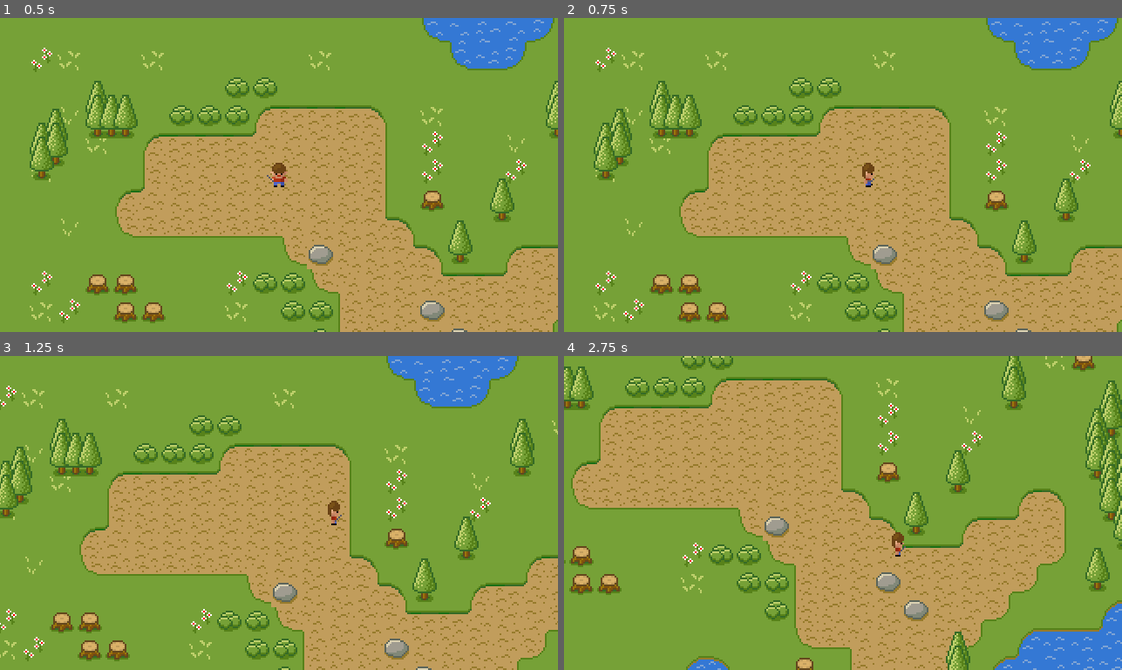
Above: before the commit, frames 1-4 (two rows, left to right).
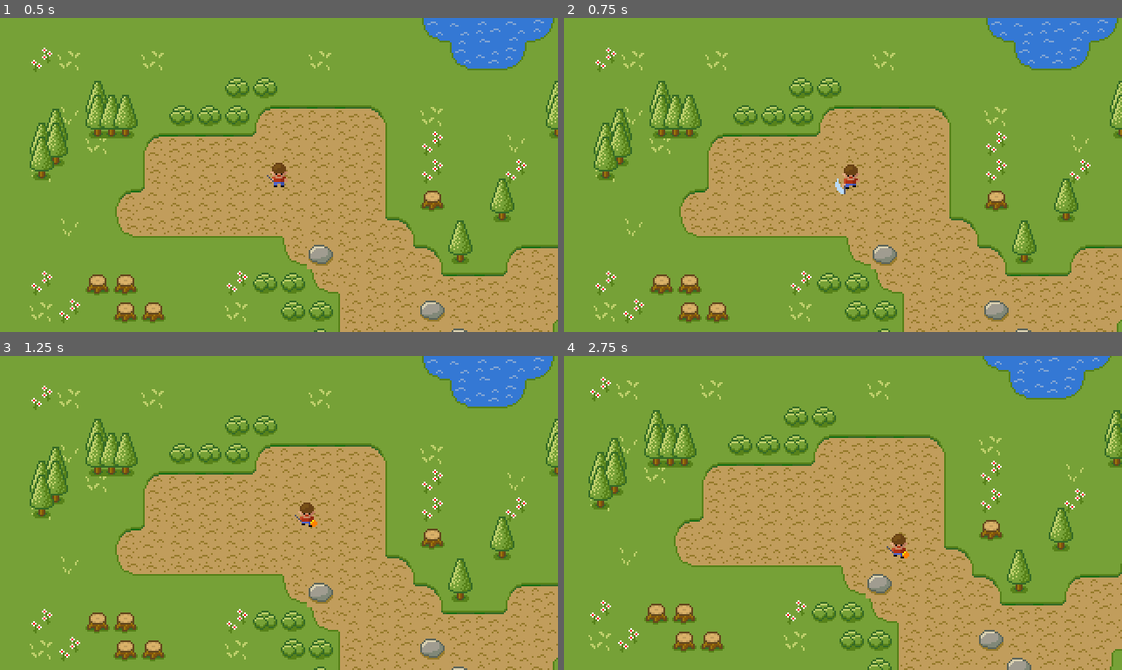
Above: after the commit, the same moments.

Repository: xvcrimsajadevx/Godot-Projects
Game: Godot game, scene res://Scenes/Main.tscn
Same seed, same stepped clock (60 frames per second), same inputs: the game is played once before the commit and once after it.
Inputs:
- Up to frame 1 (0.5 s): no input
- Up to frame 2 (0.75 s): tap Enter at 0.5 s; hold Right (ui_right) from 0.53 s (still down); hold Space (attack) from 0.53 s (still down)
- Up to frame 3 (1.25 s): keep holding Right (ui_right); keep holding Space (attack); tap M (fireball) at 0.8 s
- Up to frame 4 (2.75 s): release Right (ui_right) at 1.28 s; release Space (attack) at 1.28 s; hold Down (ui_down) 1.28-2.03 s; tap M (fireball) at 1.35, 2.3 s; tap Space (attack) at 1.55 s; hold Right (ui_right) from 2.03 s (still down); hold Space (attack) from 2.03 s (still down)

Frame 1 is identical in both runs. In frame 2, 0.3% of the frame differs, in the area x 48-56%, y 46-57%; in frame 3, 28%; in frame 4, 49%, in the area x 0-100%, y 0-100%.

Commit message:
SimpleRPG - Player attack and fireball implemented

Diff:
--- a/SimpleRPG/Entities/Player/Player.gd
+++ b/SimpleRPG/Entities/Player/Player.gd
@@ -18,10 +18,13 @@
 
 	# Apply Movement
 	var movement = speed * direction * delta
+	if attack_playing:
+		movement = 0.3 * movement
 	move_and_collide(movement)
 
 	# Animate player based on direction
-	_animates_player(direction)
+	if  not attack_playing:
+		_animates_player(direction)
 
 func _animates_player(direction: Vector2):
 	if direction != Vector2.ZERO:
@@ -53,3 +56,17 @@
 		return "right"
 	else:
 		return "down"
+
+func _input(event):
+	if event.is_action_pressed("attack"):
+		attack_playing = true
+		var animation = get_animation_direction(last_direction) + "_attack"
+		$Sprite.play(animation)
+	elif event.is_action_pressed("fireball"):
+		attack_playing = true
+		var animation = get_animation_direction(last_direction) + "_fireball"
+		$Sprite.play(animation)
+
+
+func _on_Sprite_animation_finished():
+	attack_playing = false
--- a/SimpleRPG/Scenes/Main.tscn
+++ b/SimpleRPG/Scenes/Main.tscn
@@ -155,3 +155,5 @@
 cell_custom_transform = Transform2D( 1, 0, 0, 1, 0, 0 )
 format = 1
 tile_data = PoolIntArray( 262150, 5, 0, 262183, 5, 0, 262219, 5, 0, 327686, 5, 0, 327687, 5, 0, 327688, 5, 0, 327719, 5 …(1715 unchanged characters)…
+
+[connection signal="animation_finished" from="Player/Sprite" to="Player" method="_on_Sprite_animation_finished"]
